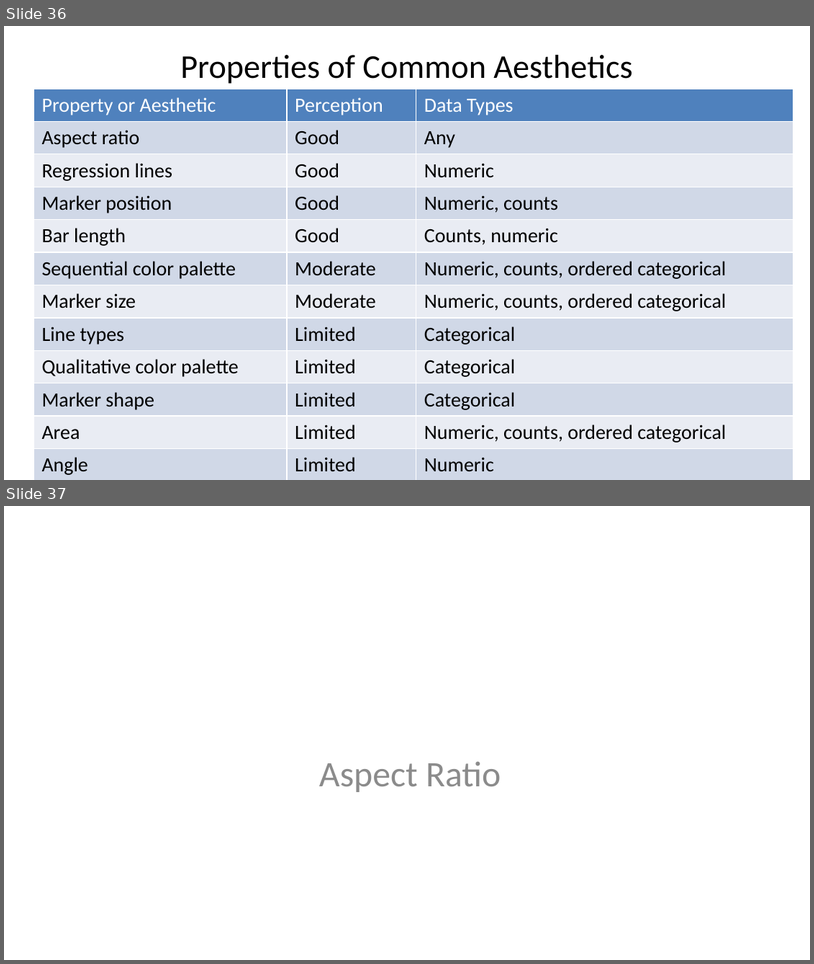
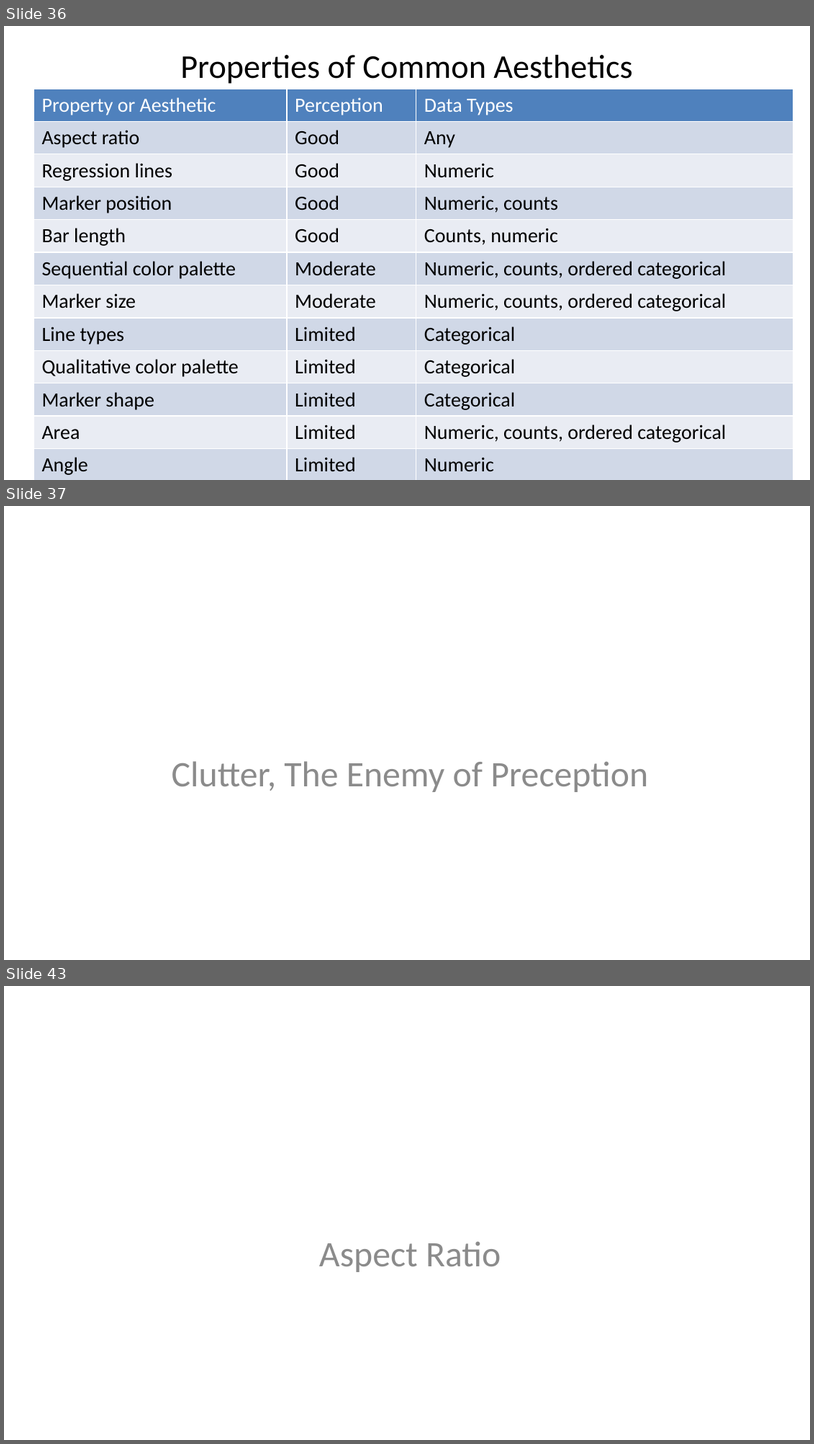
Before and after one commit to StephenElston/CSCI-E-83, a slide deck: LectureSlides/01_PreceptionForScientificVisualization.pptx. Shown one above the other, each under a label of ours: slides 36 and 37 before the commit, slides 36, 37 and 43 after it; the slides between them are not shown. The pictures are 814x964 and 814x1444 pixels, drawn with LibreOffice and Linux fonts; fonts in the diff are those of the drawing. Boxes give left, top, right and bottom in pixels: in the first picture for what was removed or moved away, otherwise in the second. Text is boxed around its words. In the diff, an @@ line names an element or a change of style, - is before the commit and + after.

Commit message:
Added sections on plot clutter and labels

```diff
--- a/LectureSlides/01_PreceptionForScientificVisualization.pptx
+++ b/LectureSlides/01_PreceptionForScientificVisualization.pptx
@@ slide 37 added at box(4, 506, 810, 960), background #FFFFFF @@
@@ text added at box(172, 761, 648, 792), 32 pt, text #8C8C8C @@
+Clutter, The Enemy of Preception
@@ what was slide 37 is now slide 43 @@
```
Also in this commit, not shown: 4 slides changed, 5 other slides added.
